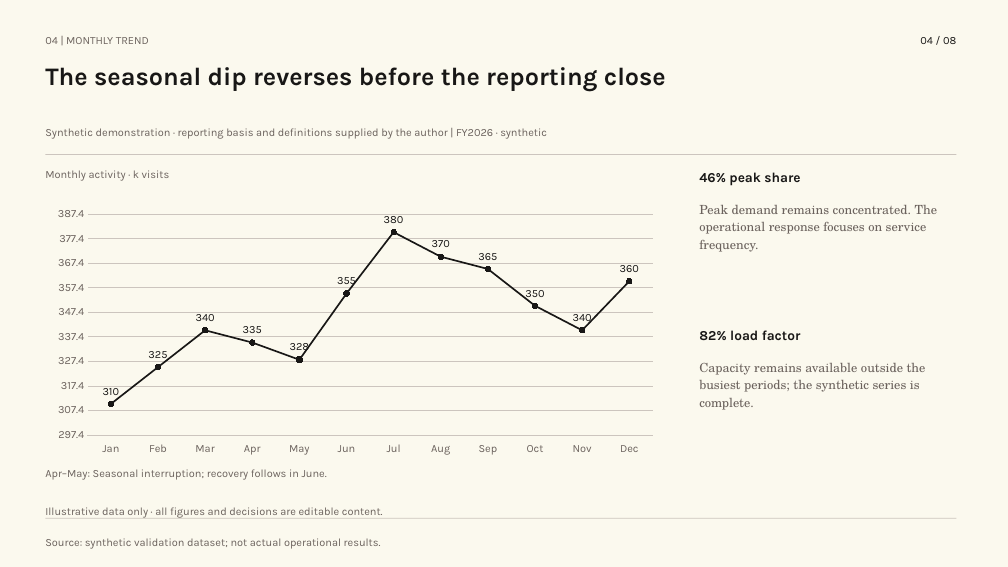
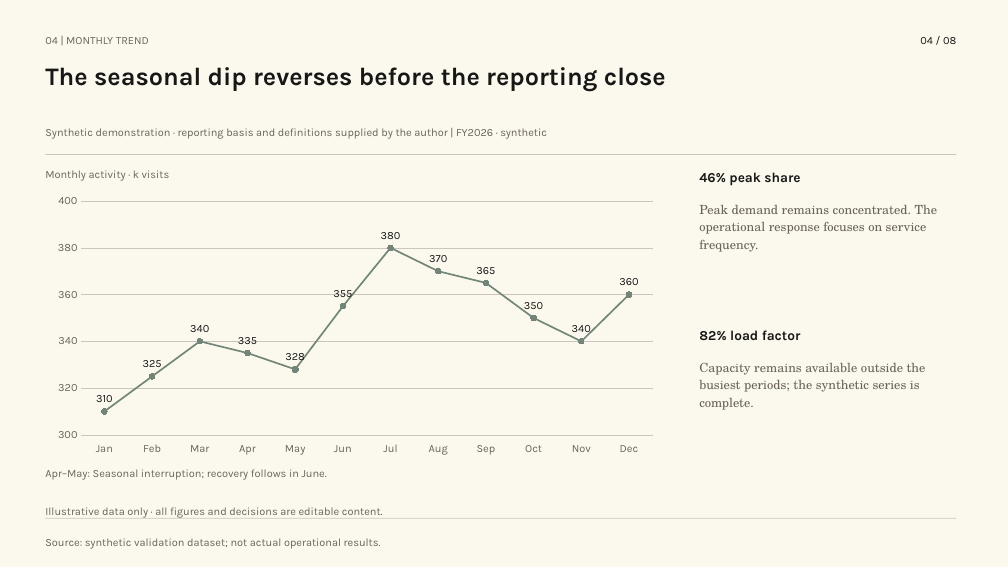
Before and after one commit to hustcer/pptx-nova, a slide deck: slide 4 of pptx-nova/assets/examples/deckkits/amber-ledger/deck.pptx. Drawn at 1008x567 pixels with LibreOffice and Linux fonts; fonts in the diff are those of the drawing. Boxes give left, top, right and bottom in pixels: in the first picture for what was removed or moved away, otherwise in the second. Text is boxed around its words. In the diff, an @@ line names an element or a change of style, - is before the commit and + after.

Commit message:
feat(pptx-nova): refine amber-ledger visual language
- Separate charcoal text from sage evidence fills and synchronize chart legends.
- Replace gray cover discs with an editable amber ring and sage medallion.
- Add light matrix tones with legacy aliases and derive round trend-axis ticks.
- Refresh the eight-slide showcase, design contracts, catalog and review guidance.
- Add palette, legend, cover-boundary and numeric-scale regression coverage.
- Validate all 16 layouts, density and mixed-language probes, source content,
  canonical renders, package integrity and PowerPoint clean-open.
- Pass 28 targeted tests, smoke, public audit and showcase reproducibility;
  retain the unrelated full-suite failure for the missing just list recipe.
- Remove obsolete Amber Ledger migration-report references as requested.

```diff
--- a/pptx-nova/assets/examples/deckkits/amber-ledger/deck.pptx
+++ b/pptx-nova/assets/examples/deckkits/amber-ledger/deck.pptx
@@ line chart at (45, 189, 665, 461) @@
@@ colour of Series 1 #181716 to #728578 @@
@@ value axis changed @@
```
Also in this commit, not shown: 5 other slides changed, 17 other files.
